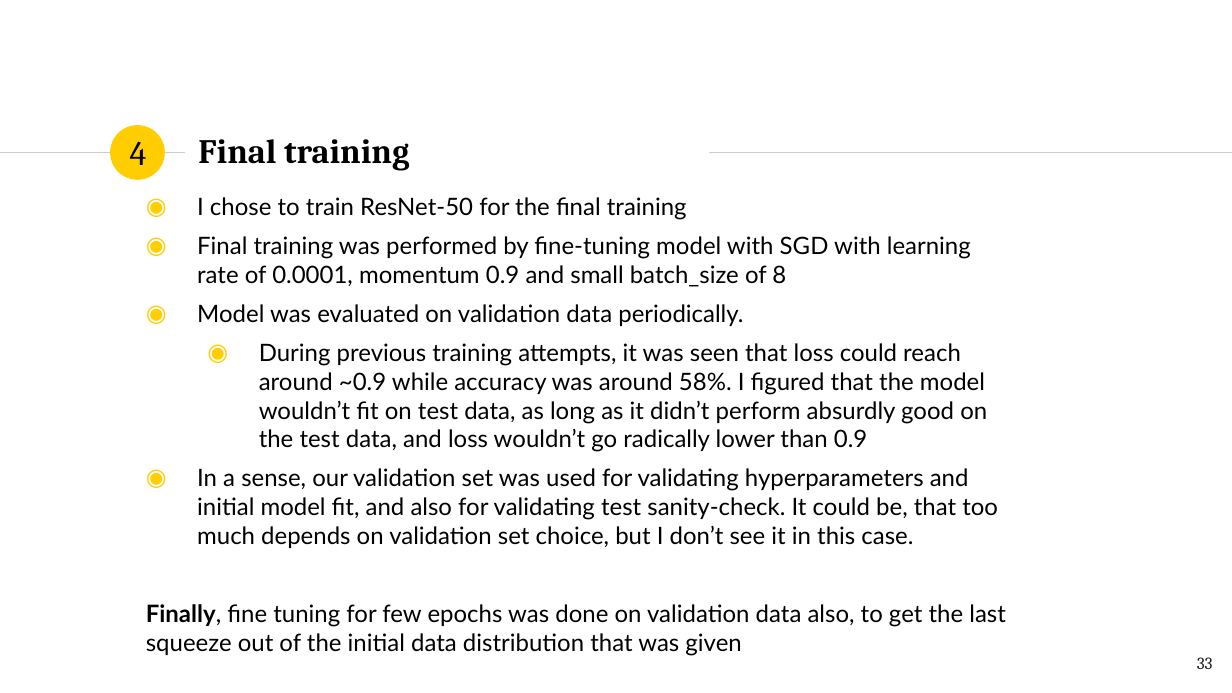
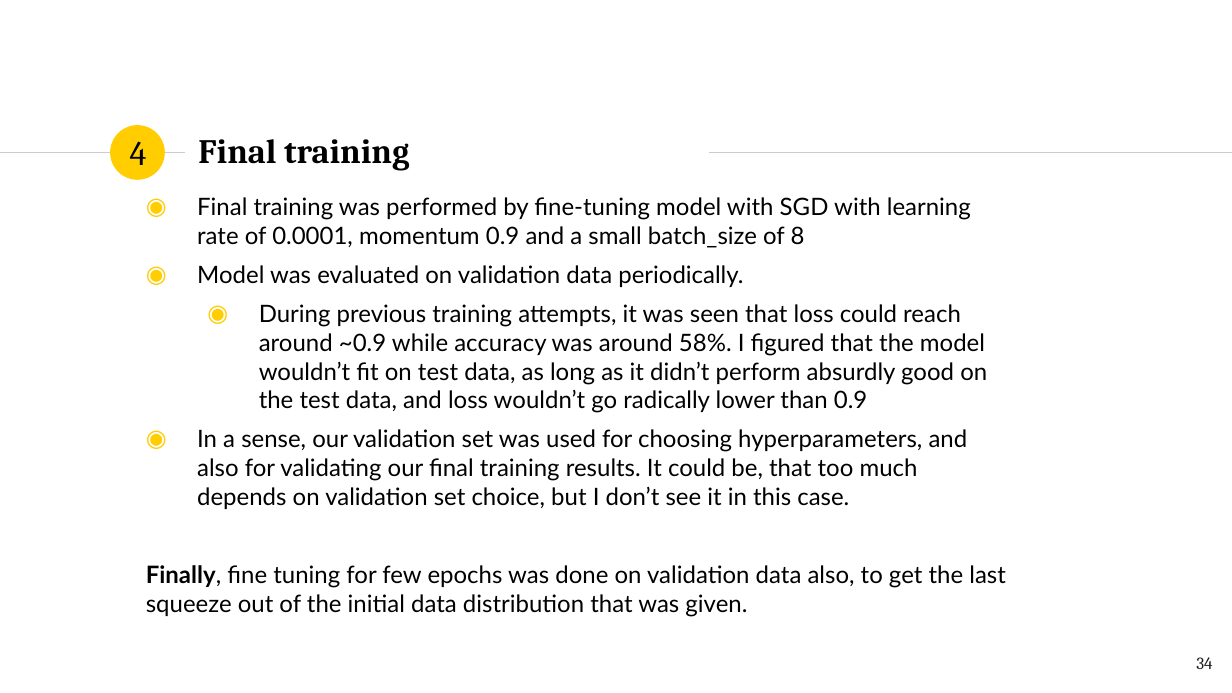
Before and after one commit to TeemuSo/Loop-Q-prize, a slide deck: slide 34 of reports/Sormunen, Teemu_Overview.pptx (slide 33 before the commit). Drawn at 1232x693 pixels with LibreOffice and Linux fonts; fonts in the diff are those of the drawing. Boxes give left, top, right and bottom in pixels: in the first picture for what was removed or moved away, otherwise in the second. Text is boxed around its words. In the diff, an @@ line names an element or a change of style, - is before the commit and + after.

```diff
--- a/reports/Sormunen, Teemu_Overview.pptx
+++ b/reports/Sormunen, Teemu_Overview.pptx
@@ text at box(197, 197, 971, 248): text changed @@
-◉ I chose to train ResNet-50 for the final training
-◉ Final training was performed by fine-tuning model with SGD with learning rate of 0.0001, momentum 0.9 and small batch_size of 8
+◉ Final training was performed by fine-tuning model with SGD with learning rate of 0.0001, momentum 0.9 and a small batch_size of 8
@@ text at box(146, 429, 1006, 617): text changed @@
-◉ In a sense, our validation set was used for validating hyperparameters and initial model fit, and also for validating test sanity-check. It could be, that too much depends on validation set choice, but I don’t see it in this case.
-Finally, fine tuning for few epochs was done on validation data also, to get the last squeeze out of the initial data distribution that was given
+◉ In a sense, our validation set was used for choosing hyperparameters, and also for validating our final training results. It could be, that too much depends on validation set choice, but I don’t see it in this case.
+Finally, fine tuning for few epochs was done on validation data also, to get the last squeeze out of the initial data distribution that was given.
@@ page number at box(1196, 657, 1212, 669): text changed @@
-33
+34
```
Also in this commit, not shown: 9 other slides changed, 1 slide added, 1 other file.
